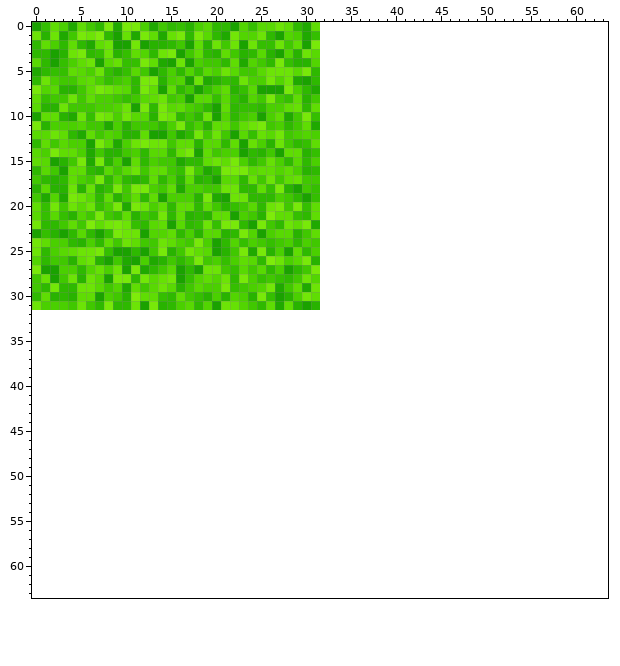
Two states of a pixel-art sprite, FoliageFeud/img/grassTile.png. This is how it looked before the edit.
The file is 32x32 pixels. Colours within 5 levels of each other are drawn and written as one. The old version is drawn lined up with the new one, on the new canvas.
After the commit:
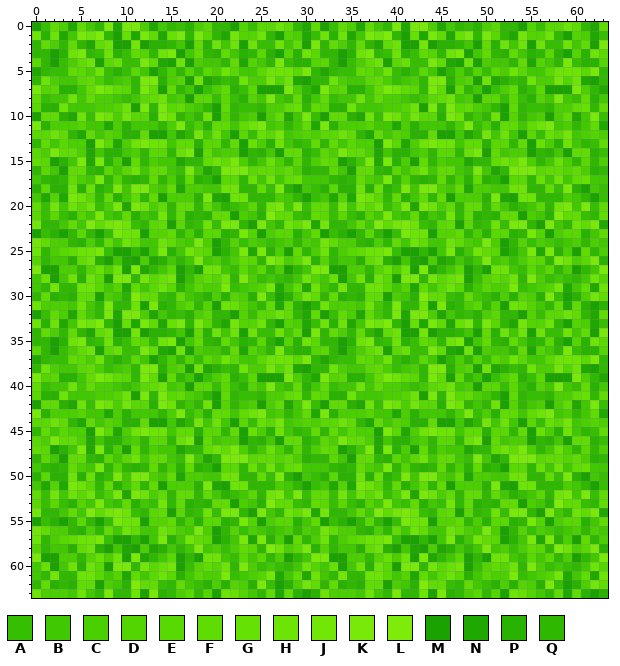
Palette (. is transparent): A #34bf00  B #40c800  C #4ad000  D #52d501  E #58d902  F #5fdd03  G #66e104  H #6ce406  J #72e707  K #78e909  L #7eec0a  M #1aa200  N #1fa900  P #28b300  Q #2eb900
Commit: Grass Update The joke for this update: Apple
The exact change:
canvas 32x32 -> 64x64
Changed rows in their new state; - is an unchanged pixel.
first column x 0:
 0 --------------------------------MAFCNFBQKNKKCNBQAPCEQQMDAEEHFQNF
 1 --------------------------------HPHNBKHLQMGNKFNGKQKEQNJDDHQMDCNA
 2 --------------------------------QFCQFQNFHMMJMPPQBMFPHBHMHAAHBFMK
 3 --------------------------------QQMPHKQAHPAFDQHKMBFQPFBPQEPMDPHE
 4 --------------------------------EQMACFHMEGAAKFNMHMCBBQFNDBQKAPPD
 5 --------------------------------NQAAFECHAPAEBMQCQDAECHEBBEHHHEKQ
 6 --------------------------------QHCBBEFCABCQKKPCDMHNPAQHCCJDHNMQ
 7 --------------------------------KDEPPBFKHFEQKFMFQBMACFPAEMMMKCQN
 8 --------------------------------FABBHBFCCBABEFHBCMEEAEAPDBKBAFPB
 9 --------------------------------EPPHBBBCCDHMKQKEFCBQMFQAAQCCFGQF
10 --------------------------------MFFPNHAKHCJEEPKHQBQHMDQBCMCFNBKA
11 --------------------------------KPCCCDBBNCPBBBQCKACPFFBFHKBCQBFN
12 --------------------------------EEHFQNFBDCPPFMMBNQJBHBMEAGEJBCDC
13 --------------------------------QFBECCMKENCHKHHBFFPEEQFMGCPHBQAF
14 --------------------------------ECKFFCNBPPBCQEEQGKMFBCCMQPBMFFPA
15 --------------------------------FEMPBKNKPCMFQCBBNQQFHFKCQBGCQEQC
16 --------------------------------QEBMFFQPEBEHBFFBAKBNQKKKEFFDFCPQ
17 --------------------------------BQPQFCBKQDQPQFQCPFPQMEEQGBHBFGBB
18 --------------------------------PEPPHPGPAKBKKCBFNCCBBHHQQFAKPMBA
19 --------------------------------BNDNKHEQFPBFQFMCCCPKNMHHQQQCBQMA
20 --------------------------------FAJBHEHACKNKHCFQFFQFBPABEQHKBKAF
21 --------------------------------EAEAPDBKBAFPBAJQFPQPFFMCBPLFFAQF
22 --------------------------------JQQBFBLFJKHAQEFMEQAHAKKQMKBQHFKN
23 --------------------------------MAPMQEQMAKHHMDDFQCPEEPQKDMCEEPBF
24 --------------------------------JFCCQPCQFBHFBBHFCBKCMQDACBABCQCB
25 --------------------------------HQCEFHHKAMMQMBKPBJFEMPBKNKPCMFQC
26 --------------------------------DQBBPFHPMBNMCNPBQBKBCACFEQLHCEKP
27 --------------------------------KMMCCQDGCHMKNQBEMQMHHBAEBEQCMQBK
28 --------------------------------BGMBHPHEMKKQJEGJMADFDHQKCABAQBHD
29 --------------------------------BQJQQHHEBDNFBEHEPBECCKABCDJNBFNH
30 --------------------------------QFPQPFFMCBPLFFAQFBAPCPDCPKAMPCJF
31 --------------------------------HCCCBHBQKQQHMKPQCEQDMHGDBQFNFPMP
32 MAFCNFBQKNKKCNBQAPCEQQMDAEEHFQNFMAFCNFBQKNKKCNBQAPCEQQMDAEEHFQNF
33 HPHNBKHLQMGNKFNGKQKEQNJDDHQMDCNAHPHNBKHLQMGNKFNGKQKEQNJDDHQMDCNA
34 QFCQFQNFHMMJMPPQBMFPHBHMHAAHBFMKQFCQFQNFHMMJMPPQBMFPHBHMHAAHBFMK
35 QQMPHKQAHPAFDQHKMBFQPFBPQEPMDPHEQQMPHKQAHPAFDQHKMBFQPFBPQEPMDPHE
36 EQMACFHMEGAAKFNMHMCBBQFNDBQKAPPDEQMACFHMEGAAKFNMHMCBBQFNDBQKAPPD
37 NQAAFECHAPAEBMQCQDAECHEBBEHHHEKQNQAAFECHAPAEBMQCQDAECHEBBEHHHEKQ
38 QHCBBEFCABCQKKPCDMHNPAQHCCJDHNMQQHCBBEFCABCQKKPCDMHNPAQHCCJDHNMQ
39 KDEPPBFKHFEQKFMFQBMACFPAEMMMKCQNKDEPPBFKHFEQKFMFQBMACFPAEMMMKCQN
40 FABBHBFCCBABEFHBCMEEAEAPDBKBAFPBFABBHBFCCBABEFHBCMEEAEAPDBKBAFPB
41 EPPHBBBCCDHMKQKEFCBQMFQAAQCCFGQFEPPHBBBCCDHMKQKEFCBQMFQAAQCCFGQF
42 MFFPNHAKHCJEEPKHQBQHMDQBCMCFNBKAMFFPNHAKHCJEEPKHQBQHMDQBCMCFNBKA
43 KPCCCDBBNCPBBBQCKACPFFBFHKBCQBFNKPCCCDBBNCPBBBQCKACPFFBFHKBCQBFN
44 EEHFQNFBDCPPFMMBNQJBHBMEAGEJBCDCEEHFQNFBDCPPFMMBNQJBHBMEAGEJBCDC
45 QFBECCMKENCHKHHBFFPEEQFMGCPHBQAFQFBECCMKENCHKHHBFFPEEQFMGCPHBQAF
46 ECKFFCNBPPBCQEEQGKMFBCCMQPBMFFPAECKFFCNBPPBCQEEQGKMFBCCMQPBMFFPA
47 FEMPBKNKPCMFQCBBNQQFHFKCQBGCQEQCFEMPBKNKPCMFQCBBNQQFHFKCQBGCQEQC
48 QEBMFFQPEBEHBFFBAKBNQKKKEFFDFCPQQEBMFFQPEBEHBFFBAKBNQKKKEFFDFCPQ
49 BQPQFCBKQDQPQFQCPFPQMEEQGBHBFGBBBQPQFCBKQDQPQFQCPFPQMEEQGBHBFGBB
50 PEPPHPGPAKBKKCBFNCCBBHHQQFAKPMBAPEPPHPGPAKBKKCBFNCCBBHHQQFAKPMBA
51 BNDNKHEQFPBFQFMCCCPKNMHHQQQCBQMABNDNKHEQFPBFQFMCCCPKNMHHQQQCBQMA
52 FAJBHEHACKNKHCFQFFQFBPABEQHKBKAFFAJBHEHACKNKHCFQFFQFBPABEQHKBKAF
53 EAEAPDBKBAFPBAJQFPQPFFMCBPLFFAQFEAEAPDBKBAFPBAJQFPQPFFMCBPLFFAQF
54 JQQBFBLFJKHAQEFMEQAHAKKQMKBQHFKNJQQBFBLFJKHAQEFMEQAHAKKQMKBQHFKN
55 MAPMQEQMAKHHMDDFQCPEEPQKDMCEEPBFMAPMQEQMAKHHMDDFQCPEEPQKDMCEEPBF
56 JFCCQPCQFBHFBBHFCBKCMQDACBABCQCBJFCCQPCQFBHFBBHFCBKCMQDACBABCQCB
57 HQCEFHHKAMMQMBKPBJFEMPBKNKPCMFQCHQCEFHHKAMMQMBKPBJFEMPBKNKPCMFQC
58 DQBBPFHPMBNMCNPBQBKBCACFEQLHCEKPDQBBPFHPMBNMCNPBQBKBCACFEQLHCEKP
59 KMMCCQDGCHMKNQBEMQMHHBAEBEQCMQBKKMMCCQDGCHMKNQBEMQMHHBAEBEQCMQBK
60 BGMBHPHEMKKQJEGJMADFDHQKCABAQBHDBGMBHPHEMKKQJEGJMADFDHQKCABAQBHD
61 BQJQQHHEBDNFBEHEPBECCKABCDJNBFNHBQJQQHHEBDNFBEHEPBECCKABCDJNBFNH
62 QFPQPFFMCBPLFFAQFBAPCPDCPKAMPCJFQFPQPFFMCBPLFFAQFBAPCPDCPKAMPCJF
63 HCCCBHBQKQQHMKPQCEQDMHGDBQFNFPMPHCCCBHBQKQQHMKPQCEQDMHGDBQFNFPMP
Pixel boxes of the changes (left, top, right, bottom) in both pictures:
added: (32, 22, 608, 598)
